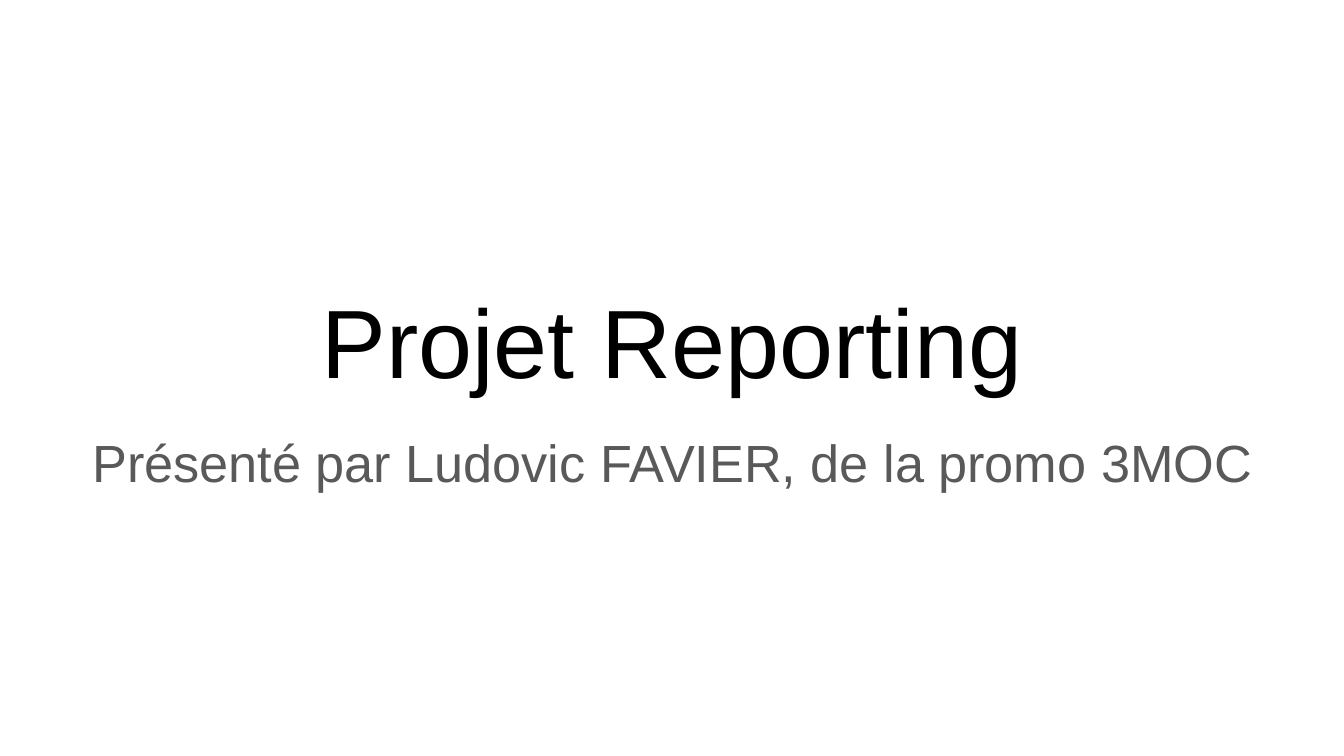
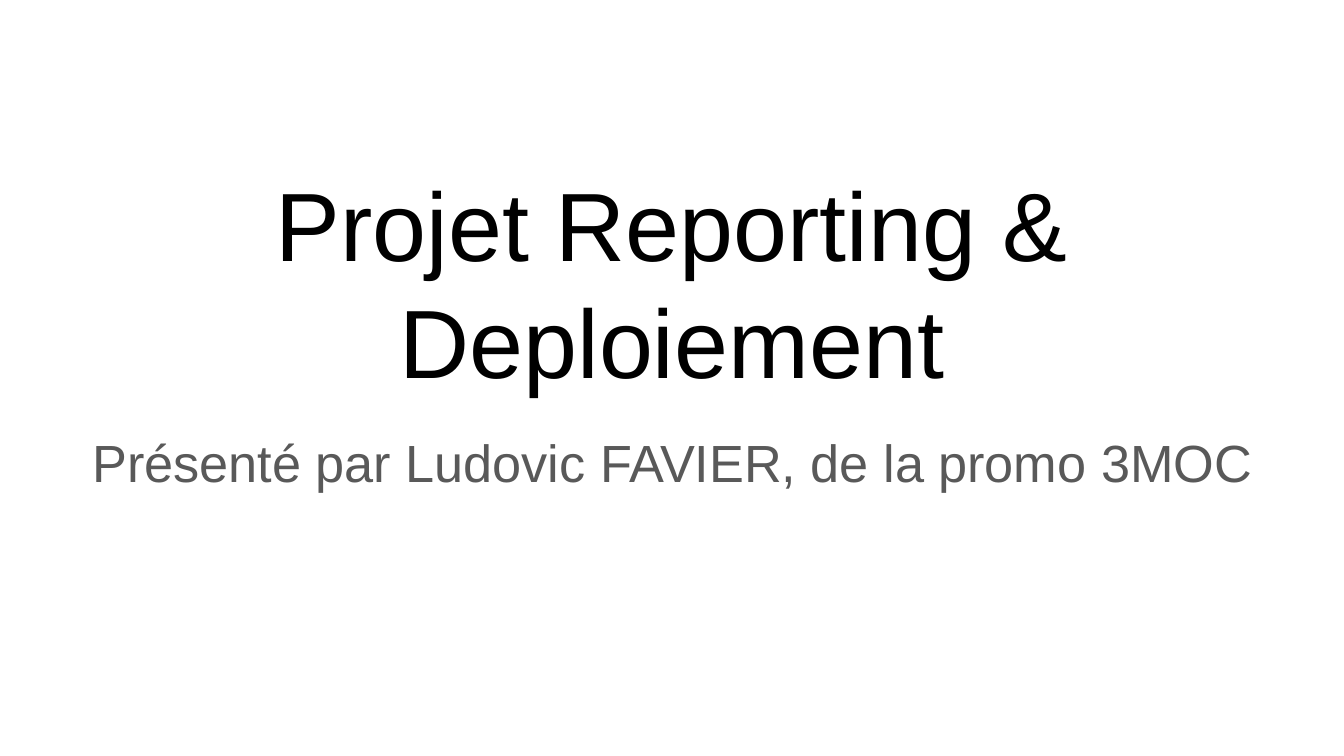
Before and after one commit to Leakune/Deploiement-Reporting, a slide deck: slide 1 of documents/présentation Deploiement Reporting.pptx. Drawn at 1344x756 pixels with LibreOffice and Linux fonts; fonts in the diff are those of the drawing. Boxes give left, top, right and bottom in pixels: in the first picture for what was removed or moved away, otherwise in the second. Text is boxed around its words. In the diff, an @@ line names an element or a change of style, - is before the commit and + after.

```diff
--- a/documents/présentation Deploiement Reporting.pptx
+++ b/documents/présentation Deploiement Reporting.pptx
@@ title at box(276, 190, 976, 395): text changed @@
-Projet Reporting
+Projet Reporting & Deploiement
```
Also in this commit, not shown: 1 other slide changed, 2 slides added, 1 slide removed, 8 other files.
